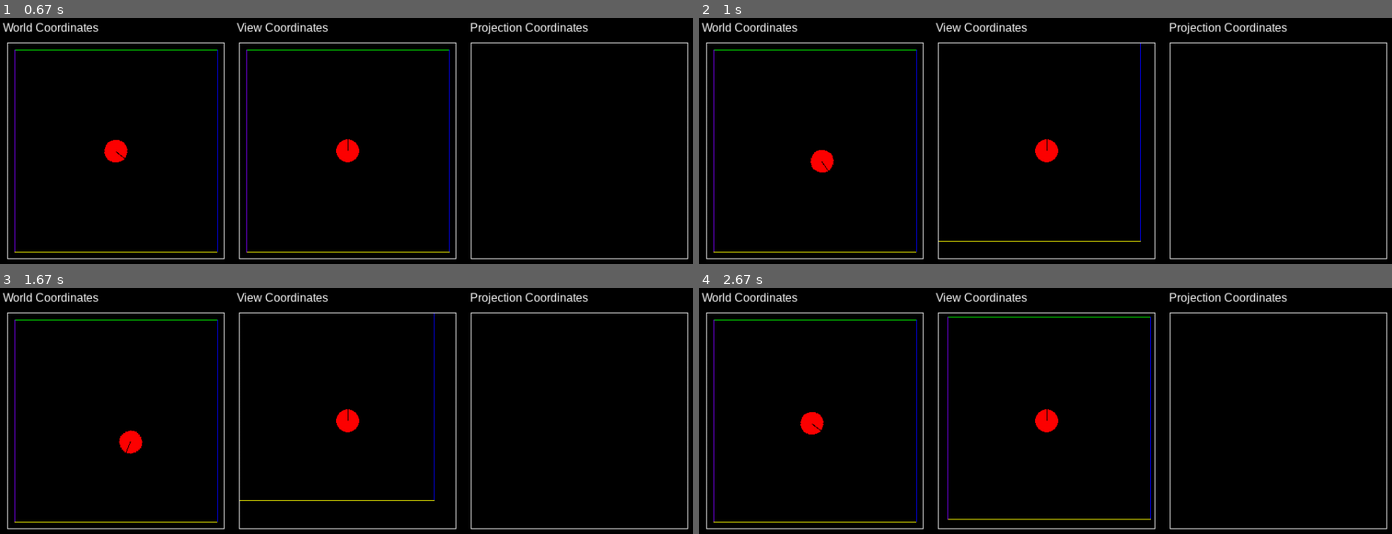
Above: before the commit, frames 1-4 (two rows, left to right).
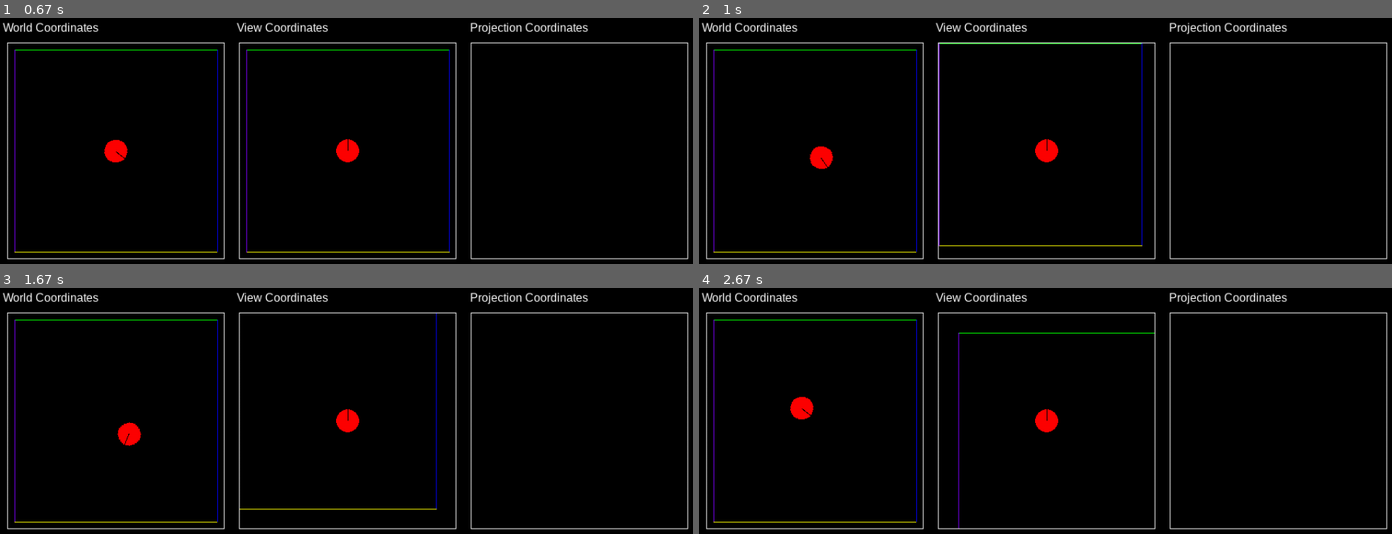
Above: after the commit, the same moments.

Repository: amengede/pygame-lessons
Game: pygame game, started from 3D Tutorial/stage1.py
The game is run twice, just before and just after one commit, with the same random seed, the same clock (stepped at 60 frames per second) and the same inputs.
Inputs:
- Up to frame 1 (0.67 s): hold Right from 0.33 s (still down)
- Up to frame 2 (1 s): release Right at 0.8 s; hold Up from 0.83 s (still down)
- Up to frame 3 (1.67 s): release Up at 1.13 s; hold Right 1.17-1.63 s
- Up to frame 4 (2.67 s): hold Left 1.67-2.2 s; hold Down 2.23-2.53 s; hold Left from 2.57 s (still down)

Frame 1 is identical in both runs. In frame 2, 1.2% of the frame differs, in the area x 15-64%, y 10-93%; in frame 3, 1.0%; in frame 4, 1.4%, in the area x 13-66%, y 11-98%.

Commit message:
improved 3D

Diff:
--- a/3D Tutorial/stage1.py
+++ b/3D Tutorial/stage1.py
@@ -33,12 +33,16 @@
     text_rect.midtop = (x, y)
     surf.blit(text_surface, text_rect)
 
+def translate(point,translation):
+    (x,y) = point
+    (dx,dy) = translation
+    return (int(x + dx),int(y + dy))
+
 class Player(pygame.sprite.Sprite):
     def __init__(self):
         pygame.sprite.Sprite.__init__(self)
         self.radius = 16
-        self.x = 150
-        self.y = 150
+        self.position = (150,150)
         self.original_image = pygame.Surface((32,32))
         pygame.draw.circle(self.original_image,RED,(16,16),self.radius)
         pygame.draw.line(self.original_image,BLACK,(16,16),(32,16))
@@ -59,23 +63,26 @@
             if self.direction < 0:
                 self.direction += 360
         if keystate[pygame.K_UP]:
-            self.x += self.speed*math.cos(math.radians(self.direction))
-            self.y -= self.speed*math.sin(math.radians(self.direction))
+            change_in_position = (self.speed*math.cos(math.radians(self.direction)), -self.speed*math.sin(math.radians(self.direction)))
+            self.position = translate(self.position,change_in_position)
         if keystate[pygame.K_DOWN]:
-            self.x -= self.speed*math.cos(math.radians(self.direction))
-            self.y += self.speed*math.sin(math.radians(self.direction))
+            change_in_position = (-self.speed*math.cos(math.radians(self.direction)), self.speed*math.sin(math.radians(self.direction)))
+            self.position = translate(self.position,change_in_position)
 
+        #apply transformations
+        self.model_to_world_transform()
+        self.world_to_view_transform()
+
+    def model_to_world_transform(self):
         #apply model to world coordinate transformation
         #rotate first
         self.image = pygame.transform.rotate(self.original_image, self.direction)
-        old_center = self.rect.center
-        rotated_rect = self.image.get_rect()
-        rotated_rect.center = old_center
 
         #then translate into place
-        self.rect = rotated_rect.copy()
-        self.rect.center = (int(self.x),int(self.y))
+        self.rect = self.image.get_rect()
+        self.rect.center = self.position
 
+    def world_to_view_transform(self):
         #apply world to view coordinate transformation
         #rotate then transate
         rotated_image = pygame.transform.rotate(self.original_image, 90)
@@ -83,7 +90,6 @@
         rotated_rect.center = (150,150)
         #blit to view
         VIEW_SURFACE.blit(rotated_image,rotated_rect)
-
 
 class Wall(pygame.sprite.Sprite):
     def __init__(self,pos_a,pos_b,colour):
@@ -105,10 +111,17 @@
         self.rect.top = top
 
     def update(self):
+        #wall is already defined in world coordinates
+        self.world_to_view_transform()
+
+    def world_to_view_transform(self):
         #find position relative to camera
-        pos_a_translated = (self.pos_a[0] - player.x + 150,self.pos_a[1] - player.y + 150)
-        pos_b_translated = (self.pos_b[0] - player.x + 150,self.pos_b[1] - player.y + 150)
-        pygame.draw.line(VIEW_SURFACE,self.colour,pos_a_translated,pos_b_translated)
+        cam = (-player.position[0],-player.position[1])
+        self.pos_a_view = translate(self.pos_a,cam)
+        self.pos_b_view = translate(self.pos_b,cam)
+        pygame.draw.line(VIEW_SURFACE,self.colour,translate(self.pos_a_view,(150,150)),
+                                                    translate(self.pos_b_view,(150,150)))
+
 
 player = Player()
 GAME_OBJECTS = pygame.sprite.Group()
--- a/3D Tutorial/stage2.py
+++ b/3D Tutorial/stage2.py
@@ -33,6 +33,11 @@
     text_rect.midtop = (x, y)
     surf.blit(text_surface, text_rect)
 
+def translate(point,translation):
+    (x,y) = point
+    (dx,dy) = translation
+    return (int(x + dx),int(y + dy))
+
 def rotate_point(point,angle):
     (x,y) = point
     theta = math.radians(angle)
@@ -44,8 +49,7 @@
     def __init__(self):
         pygame.sprite.Sprite.__init__(self)
         self.radius = 16
-        self.x = 150
-        self.y = 150
+        self.position = (150,150)
         self.original_image = pygame.Surface((32,32))
         pygame.draw.circle(self.original_image,RED,(16,16),self.radius)
         pygame.draw.line(self.original_image,BLACK,(16,16),(32,16))
@@ -66,23 +70,26 @@
             if self.direction < 0:
                 self.direction += 360
         if keystate[pygame.K_UP]:
-            self.x += self.speed*math.cos(math.radians(self.direction))
-            self.y -= self.speed*math.sin(math.radians(self.direction))
+            change_in_position = (self.speed*math.cos(math.radians(self.direction)), -self.speed*math.sin(math.radians(self.direction)))
+            self.position = translate(self.position,change_in_position)
         if keystate[pygame.K_DOWN]:
-            self.x -= self.speed*math.cos(math.radians(self.direction))
-            self.y += self.speed*math.sin(math.radians(self.direction))
+            change_in_position = (-self.speed*math.cos(math.radians(self.direction)), self.speed*math.sin(math.radians(self.direction)))
+            self.position = translate(self.position,change_in_position)
 
+        #apply transformations
+        self.model_to_world_transform()
+        self.world_to_view_transform()
+
+    def model_to_world_transform(self):
         #apply model to world coordinate transformation
         #rotate first
         self.image = pygame.transform.rotate(self.original_image, self.direction)
-        old_center = self.rect.center
-        rotated_rect = self.image.get_rect()
-        rotated_rect.center = old_center
 
         #then translate into place
-        self.rect = rotated_rect.copy()
-        self.rect.center = (int(self.x),int(self.y))
+        self.rect = self.image.get_rect()
+        self.rect.center = self.position
 
+    def world_to_view_transform(self):
         #apply world to view coordinate transformation
         #rotate then transate
         rotated_image = pygame.transform.rotate(self.original_image, 90)
@@ -111,14 +118,20 @@
         self.rect.top = top
 
     def update(self):
+        #wall is already defined in world coordinates
+        self.world_to_view_transform()
+
+    def world_to_view_transform(self):
         #find position relative to camera
-        pos_a_translated = (self.pos_a[0] - player.x,self.pos_a[1] - player.y)
-        pos_b_translated = (self.pos_b[0] - player.x,self.pos_b[1] - player.y)
-        #rotate opposite to camera motion
-        pos_a_rotated = rotate_point(pos_a_translated,90-player.direction)
-        pos_b_rotated = rotate_point(pos_b_translated,90-player.direction)
-        pygame.draw.line(VIEW_SURFACE,self.colour,(pos_a_rotated[0]+150,pos_a_rotated[1]+150),
-                                                    (pos_b_rotated[0]+150,pos_b_rotated[1]+150))
+        cam = (-player.position[0],-player.position[1])
+        self.pos_a_view = translate(self.pos_a,cam)
+        self.pos_b_view = translate(self.pos_b,cam)
+        #rotate 90 degrees counter clockwise, then opposite camera motion
+        opposite_cam = 90-player.direction
+        self.pos_a_view = rotate_point(self.pos_a_view,opposite_cam)
+        self.pos_b_view = rotate_point(self.pos_b_view,opposite_cam)
+        pygame.draw.line(VIEW_SURFACE,self.colour,translate(self.pos_a_view,(150,150)),
+                                                    translate(self.pos_b_view,(150,150)))
 
 player = Player()
 GAME_OBJECTS = pygame.sprite.Group()
--- a/3D Tutorial/stage3.py
+++ b/3D Tutorial/stage3.py
@@ -33,6 +33,11 @@
     text_rect.midtop = (x, y)
     surf.blit(text_surface, text_rect)
 
+def translate(point,translation):
+    (x,y) = point
+    (dx,dy) = translation
+    return (int(x + dx),int(y + dy))
+
 def rotate_point(point,angle):
     (x,y) = point
     theta = math.radians(angle)
@@ -40,12 +45,17 @@
     rotated_y = -x*math.sin(theta) + y*math.cos(theta)
     return (rotated_x,rotated_y)
 
+def scale(point,factor_x,factor_y=None):
+    if factor_y==None:
+        factor_y = factor_x
+    (x,y) = point
+    return (x*factor_x,y*factor_y)
+
 class Player(pygame.sprite.Sprite):
     def __init__(self):
         pygame.sprite.Sprite.__init__(self)
         self.radius = 16
-        self.x = 150
-        self.y = 150
+        self.position = (150,150)
         self.original_image = pygame.Surface((32,32))
         pygame.draw.circle(self.original_image,RED,(16,16),self.radius)
         pygame.draw.line(self.original_image,BLACK,(16,16),(32,16))
@@ -67,23 +77,28 @@
             if self.direction < 0:
                 self.direction += 360
         if keystate[pygame.K_UP]:
-            self.x += self.speed*math.cos(math.radians(self.direction))
-            self.y -= self.speed*math.sin(math.radians(self.direction))
+            change_in_position = (self.speed*math.cos(math.radians(self.direction)), -self.speed*math.sin(math.radians(self.direction)))
+            self.position = translate(self.position,change_in_position)
         if keystate[pygame.K_DOWN]:
-            self.x -= self.speed*math.cos(math.radians(self.direction))
-            self.y += self.speed*math.sin(math.radians(self.direction))
-
+            change_in_position = (-self.speed*math.cos(math.radians(self.direction)), self.speed*math.sin(math.radians(self.direction)))
+            self.position = translate(self.position,change_in_position)
+
+        #apply transformations
+        self.model_to_world_transform()
+        self.world_to_view_transform()
+        #the player isn't drawn, so no need to put it in
+        #projection coordinates
+
+    def model_to_world_transform(self):
         #apply model to world coordinate transformation
         #rotate first
         self.image = pygame.transform.rotate(self.original_image, self.direction)
-        old_center = self.rect.center
-        rotated_rect = self.image.get_rect()
-        rotated_rect.center = old_center
 
         #then translate into place
-        self.rect = rotated_rect.copy()
-        self.rect.center = (int(self.x),int(self.y))
-
+        self.rect = self.image.get_rect()
+        self.rect.center = self.position
+
+    def world_to_view_transform(self):
         #apply world to view coordinate transformation
         #rotate then transate
         rotated_image = pygame.transform.rotate(self.original_image, 90)
@@ -114,35 +129,56 @@
         self.rect.top = top
 
     def update(self):
-        #View transformation
+        #wall is already defined in world coordinates
+        self.world_to_view_transform()
+        self.view_to_projection_transform()
+
+    def world_to_view_transform(self):
         #find position relative to camera
-        pos_a_translated = (self.pos_a[0] - player.x,self.pos_a[1] - player.y)
-        pos_b_translated = (self.pos_b[0] - player.x,self.pos_b[1] - player.y)
-        #rotate opposite to camera motion
-        pos_a_rotated = rotate_point(pos_a_translated,90-player.direction)
-        pos_b_rotated = rotate_point(pos_b_translated,90-player.direction)
-        pygame.draw.line(VIEW_SURFACE,self.colour,(pos_a_rotated[0]+150,pos_a_rotated[1]+150),
-                                                    (pos_b_rotated[0]+150,pos_b_rotated[1]+150))
-
+        cam = (-player.position[0],-player.position[1])
+        self.pos_a_view = translate(self.pos_a,cam)
+        self.pos_b_view = translate(self.pos_b,cam)
+        #rotate 90 degrees counter clockwise, then opposite camera motion
+        opposite_cam = 90-player.direction
+        self.pos_a_view = rotate_point(self.pos_a_view,opposite_cam)
+        self.pos_b_view = rotate_point(self.pos_b_view,opposite_cam)
+        pygame.draw.line(VIEW_SURFACE,self.colour,translate(self.pos_a_view,(150,150)),
+                                                    translate(self.pos_b_view,(150,150)))
+
+    def view_to_projection_transform(self):
         #Projection transformation
         #in the view portal, a point's height (y-coordinate) can represent its depth
-
-        depth_a = -pos_a_rotated[1]
-        x_a = int(150*pos_a_rotated[0] / depth_a)
-        top_a = int(-150*(self.z-player.camera_z) / depth_a)
-        bottom_a = int(-150*(self.z+self.height-player.camera_z) / depth_a)
-
-        depth_b = -pos_b_rotated[1]
-        x_b = int(150*pos_b_rotated[0] / depth_b)
-        top_b = int(-150*(self.z-player.camera_z) / depth_b)
-        bottom_b = int(-150*(self.z+self.height-player.camera_z) / depth_b)
-
-        points = (
-                    (x_a + 150,top_a + 150),
-                    (x_b + 150,top_b + 150),
-                    (x_b + 150,bottom_b + 150),
-                    (x_a + 150,bottom_a + 150)
-                )
+        depth_a = -self.pos_a_view[1]
+        #depth_a = abs(self.pos_a_view[1])
+        x_a = self.pos_a_view[0]/depth_a
+        top_a = -(self.z-player.camera_z)/depth_a
+        bottom_a = -(self.z+self.height-player.camera_z)/depth_a
+
+        depth_b = -self.pos_b_view[1]
+        #depth_b = abs(self.pos_b_view[1])
+        x_b = self.pos_b_view[0]/depth_b
+        top_b = -(self.z-player.camera_z)/depth_b
+        bottom_b = -(self.z+self.height-player.camera_z)/depth_b
+
+        points = [
+                    (x_a,top_a),
+                    (x_b,top_b),
+                    (x_b,bottom_b),
+                    (x_a,bottom_a)
+                ]
+        """
+            These points are now in normalised device coordinates (NDC),
+            They range from -1 to 1 where:
+                x: -1 is left, 0 is centre, 1 is right
+                x: -1 is top, 0 is centre, 1 is bottom
+            and values outside this range are off the screen.
+
+            In order to graph these points we need to multiply them by half the screen width and half the screen height,
+            then add the position of the screen centre
+        """
+        for i in range(len(points)):
+            points[i] = scale(points[i],150,150)
+            points[i] = translate(points[i],(150,150))
 
         pygame.draw.polygon(PROJECTION_SURFACE, self.colour, points,1)
 
--- a/3D Tutorial/stage4.py
+++ b/3D Tutorial/stage4.py
@@ -33,6 +33,11 @@
     text_rect.midtop = (x, y)
     surf.blit(text_surface, text_rect)
 
+def translate(point,translation):
+    (x,y) = point
+    (dx,dy) = translation
+    return (int(x + dx),int(y + dy))
+
 def rotate_point(point,angle):
     (x,y) = point
     theta = math.radians(angle)
@@ -51,12 +56,17 @@
     y = (num_a*(y3 - y4) - (y1 - y2)*num_b)/den
     return (x,y)
 
+def scale(point,factor_x,factor_y=None):
+    if factor_y==None:
+        factor_y = factor_x
+    (x,y) = point
+    return (x*factor_x,y*factor_y)
+
 class Player(pygame.sprite.Sprite):
     def __init__(self):
         pygame.sprite.Sprite.__init__(self)
         self.radius = 16
-        self.x = 150
-        self.y = 150
+        self.position = (150,150)
         self.original_image = pygame.Surface((32,32))
         pygame.draw.circle(self.original_image,RED,(16,16),self.radius)
         pygame.draw.line(self.original_image,BLACK,(16,16),(32,16))
@@ -65,7 +75,8 @@
         self.rect = self.image.get_rect()
         self.speed = 2
         self.camera_z = 30
-        self.frustrum = ((-150,-150),(0,-16),(150,-150))
+        self.near_plane = ((-32,-4),(32,-4))
+        self.energy = 0
 
     def update(self):
         #take inputs
@@ -79,23 +90,35 @@
             if self.direction < 0:
                 self.direction += 360
         if keystate[pygame.K_UP]:
-            self.x += self.speed*math.cos(math.radians(self.direction))
-            self.y -= self.speed*math.sin(math.radians(self.direction))
+            change_in_position = (self.speed*math.cos(math.radians(self.direction)), -self.speed*math.sin(math.radians(self.direction)))
+            self.position = translate(self.position,change_in_position)
         if keystate[pygame.K_DOWN]:
-            self.x -= self.speed*math.cos(math.radians(self.direction))
-            self.y += self.speed*math.sin(math.radians(self.direction))
-
+            change_in_position = (-self.speed*math.cos(math.radians(self.direction)), self.speed*math.sin(math.radians(self.direction)))
+            self.position = translate(self.position,change_in_position)
+        if keystate[pygame.K_SPACE] and self.camera_z==30:
+            self.energy = 20
+
+        self.camera_z += self.energy
+        self.energy -= 1
+        if self.camera_z <= 30:
+            self.energy = 0
+            self.camera_z = 30
+        #apply transformations
+        self.model_to_world_transform()
+        self.world_to_view_transform()
+        #the player isn't drawn, so no need to put it in
+        #projection coordinates
+
+    def model_to_world_transform(self):
         #apply model to world coordinate transformation
         #rotate first
         self.image = pygame.transform.rotate(self.original_image, self.direction)
-        old_center = self.rect.center
-        rotated_rect = self.image.get_rect()
-        rotated_rect.center = old_center
 
         #then translate into place
-        self.rect = rotated_rect.copy()
-        self.rect.center = (int(self.x),int(self.y))
-
+        self.rect = self.image.get_rect()
+        self.rect.center = self.position
+
+    def world_to_view_transform(self):
         #apply world to view coordinate transformation
         #rotate then transate
         rotated_image = pygame.transform.rotate(self.original_image, 90)
@@ -103,9 +126,8 @@
         rotated_rect.center = (150,150)
         #blit to view
         VIEW_SURFACE.blit(rotated_image,rotated_rect)
-        #draw view frustrum
-        pygame.draw.line(VIEW_SURFACE,WHITE,(0,0),(150,134))
-        pygame.draw.line(VIEW_SURFACE,WHITE,(300,0),(150,134))
+        #draw the near plane
+        pygame.draw.line(VIEW_SURFACE,WHITE,translate(self.near_plane[0],(150,150)),translate(self.near_plane[1],(150,150)))
 
 class Wall(pygame.sprite.Sprite):
     def __init__(self,pos_a,pos_b,colour):
@@ -129,54 +151,74 @@
         self.rect.top = top
 
     def update(self):
-        #View transformation
+        #wall is already defined in world coordinates
+        self.world_to_view_transform()
+        self.view_to_projection_transform()
+
+    def world_to_view_transform(self):
         #find position relative to camera
-        pos_a_translated = (self.pos_a[0] - player.x,self.pos_a[1] - player.y)
-        pos_b_translated = (self.pos_b[0] - player.x,self.pos_b[1] - player.y)
-        #rotate opposite to camera motion
-        pos_a_rotated = rotate_point(pos_a_translated,90-player.direction)
-        pos_b_rotated = rotate_point(pos_b_translated,90-player.direction)
-        pygame.draw.line(VIEW_SURFACE,self.colour,(pos_a_rotated[0]+150,pos_a_rotated[1]+150),
-                                                    (pos_b_rotated[0]+150,pos_b_rotated[1]+150))
-
+        cam = (-player.position[0],-player.position[1])
+        self.pos_a_view = translate(self.pos_a,cam)
+        self.pos_b_view = translate(self.pos_b,cam)
+        #rotate 90 degrees counter clockwise, then opposite camera motion
+        opposite_cam = 90-player.direction
+        self.pos_a_view = rotate_point(self.pos_a_view,opposite_cam)
+        self.pos_b_view = rotate_point(self.pos_b_view,opposite_cam)
+        pygame.draw.line(VIEW_SURFACE,self.colour,translate(self.pos_a_view,(150,150)),
+                                                    translate(self.pos_b_view,(150,150)))
+
+    def view_to_projection_transform(self):
         #Projection transformation
-        #in the view portal, a point's height (y-coordinate) can represent its depth
-        (x_a,depth_a) = (pos_a_rotated[0],-pos_a_rotated[1])
-        (x_b,depth_b) = (pos_b_rotated[0],-pos_b_rotated[1])
-
-        if depth_a < 16 and depth_b < 16:
+        #fetch the top-down coordinates
+        (x_a,depth_a) = self.pos_a_view
+        (x_b,depth_b) = self.pos_b_view
+        """depth is represented by the y-coordinate, if depth is positive then a point
+        is effectively behind the camera.
+        The first check is to see whether both ends of the wall are behind the camera.
+        If so, don't draw """
+
+        if depth_a >= 0 and depth_b >= 0:
             return
 
-        if depth_a < 16:
-            if x_a <= 0:
-                (x_a,depth_a) = clip_line(((x_a,-depth_a),(x_b,-depth_b)),(player.frustrum[0],player.frustrum[1]))
-                depth_a *= -1
-            else:
-                (x_a,depth_a) = clip_line(((x_a,-depth_a),(x_b,-depth_b)),(player.frustrum[2],player.frustrum[1]))
-                depth_a *= -1
-
-        if depth_b < 16:
-            if x_b <= 0:
-                (x_b,depth_b) = clip_line(((x_a,-depth_a),(x_b,-depth_b)),(player.frustrum[0],player.frustrum[1]))
-                depth_b *= -1
-            else:
-                (x_b,depth_b) = clip_line(((x_a,-depth_a),(x_b,-depth_b)),(player.frustrum[2],player.frustrum[1]))
-                depth_b *= -1
-
-        x_a = int(150*x_a / depth_a)
-        top_a = int(-150*(self.z-player.camera_z) / depth_a)
-        bottom_a = int(-150*(self.z+self.height-player.camera_z) / depth_a)
-
-        x_b = int(150*x_b / depth_b)
-        top_b = int(-150*(self.z-player.camera_z) / depth_b)
-        bottom_b = int(-150*(self.z+self.height-player.camera_z) / depth_b)
-
-        points = (
-                    (x_a + 150,top_a + 150),
-                    (x_b + 150,top_b + 150),
-                    (x_b + 150,bottom_b + 150),
-                    (x_a + 150,bottom_a + 150)
-                )
+        """Next, check if one of the points is behind the camera.
+        If it is, then find the intersection point of the wall with the near plane"""
+
+        if depth_a >= 0:
+            (x_a,depth_a) = clip_line(((x_a,depth_a),(x_b,depth_b)),player.near_plane)
+
+        if depth_b >= 0:
+            (x_b,depth_b) = clip_line(((x_a,depth_a),(x_b,depth_b)),player.near_plane)
+
+        """now for the calculations, the depth will have to be flipped to a positive value"""
+        depth_a *= -1
+        x_a = self.pos_a_view[0]/depth_a
+        top_a = -(self.z-player.camera_z)/depth_a
+        bottom_a = -(self.z+self.height-player.camera_z)/depth_a
+
+        depth_b *= -1
+        x_b = self.pos_b_view[0]/depth_b
+        top_b = -(self.z-player.camera_z)/depth_b
+        bottom_b = -(self.z+self.height-player.camera_z)/depth_b
+
+        points = [
+                    (x_a,top_a),
+                    (x_b,top_b),
+                    (x_b,bottom_b),
+                    (x_a,bottom_a)
+                ]
+        """
+            These points are now in normalised device coordinates (NDC),
+            They range from -1 to 1 where:
+                x: -1 is left, 0 is centre, 1 is right
+                x: -1 is top, 0 is centre, 1 is bottom
+            and values outside this range are off the screen.
+
+            In order to graph these points we need to multiply them by half the screen width and half the screen height,
+            then add the position of the screen centre
+        """
+        for i in range(len(points)):
+            points[i] = scale(points[i],150,150)
+            points[i] = translate(points[i],(150,150))
 
         pygame.draw.polygon(PROJECTION_SURFACE, self.colour, points,1)
 
